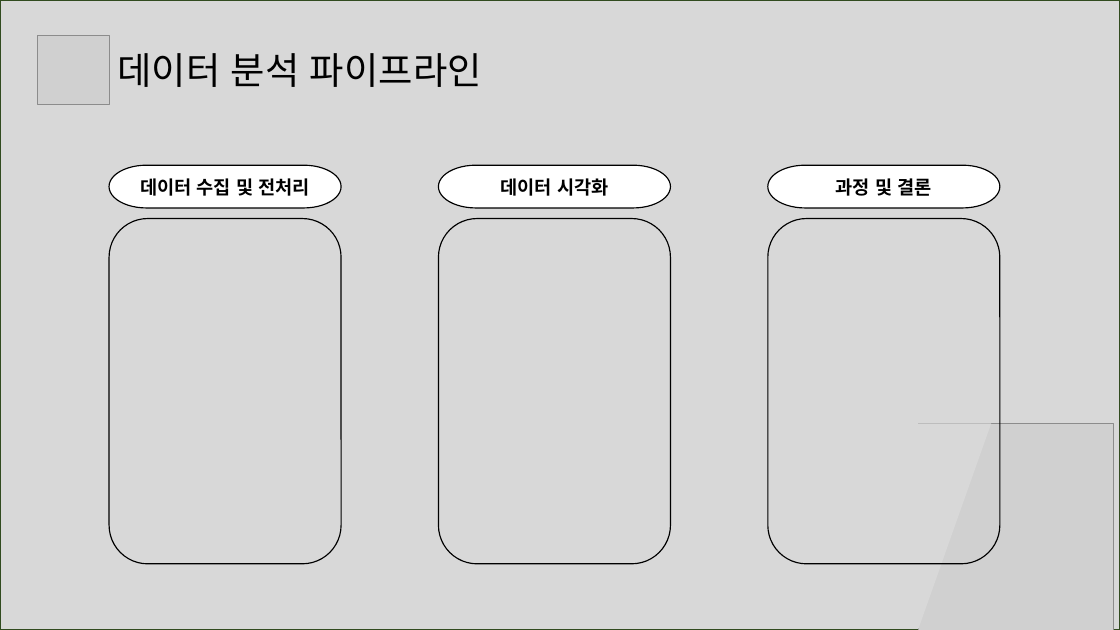
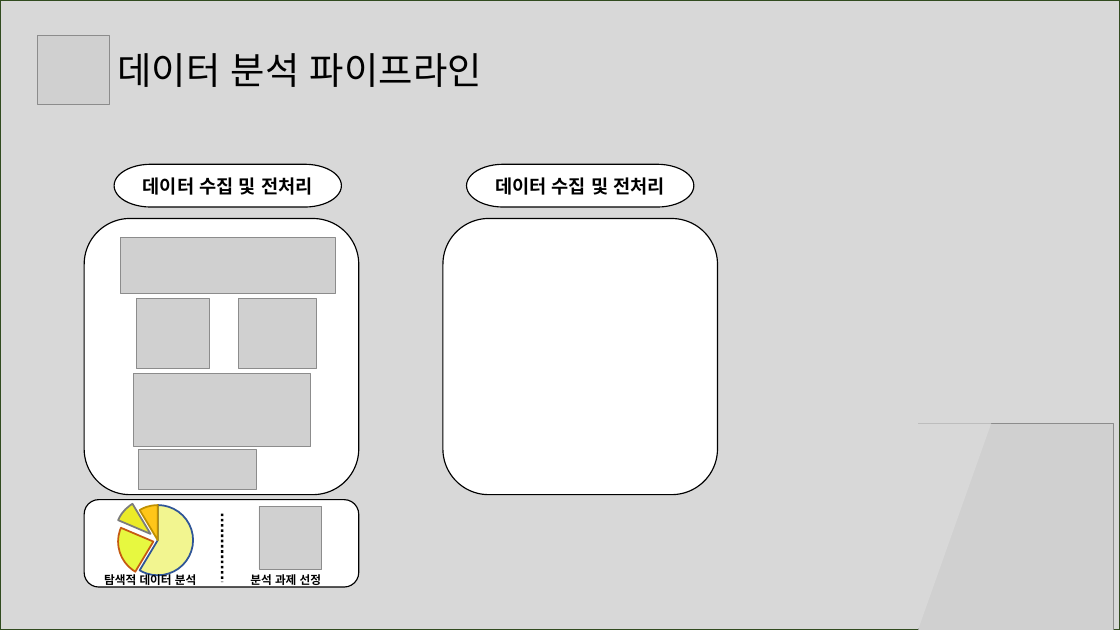
Before and after one commit to FEELGOODRAIN/GyeongSu, a slide deck: slide 5 of donmin/프레젠테이션1.pptx. Drawn at 1120x630 pixels with LibreOffice and Linux fonts; fonts in the diff are those of the drawing; grey boxes stand for pictures. Boxes give left, top, right and bottom in pixels: in the first picture for what was removed or moved away, otherwise in the second. Text is boxed around its words. In the diff, an @@ line names an element or a change of style, - is before the commit and + after.

```diff
--- a/donmin/프레젠테이션1.pptx
+++ b/donmin/프레젠테이션1.pptx
@@ pill shape "데이터 수집 및 전처리": place and size @@
-pill shape "데이터 수집 및 전처리" at [109, 166, 341, 208]
+pill shape "데이터 수집 및 전처리" at [114, 165, 342, 208]
@@ pill shape "데이터 수집 및 전처리": place and size @@
-pill shape "데이터 수집 및 전처리" at [439, 166, 670, 208]
+pill shape "데이터 수집 및 전처리" at [466, 165, 694, 208]
@@ text in pill shape at [495, 177, 665, 195]: text changed @@
-데이터 시각화
+데이터 수집 및 전처리
@@ pill shape removed at [768, 166, 1000, 208] @@
-과정 및 결론
@@ rounded rectangle: place and size @@
-rounded rectangle at [109, 218, 341, 564]
+rounded rectangle at [84, 218, 359, 495]
@@ rounded rectangle at [84, 218, 359, 495]: fill none to #FFFFFF @@
@@ picture added at [120, 238, 335, 294] @@
@@ rounded rectangle at [443, 218, 718, 495]: fill none to #FFFFFF @@
@@ rounded rectangle: place and size @@
-rounded rectangle at [439, 218, 670, 564]
+rounded rectangle at [443, 218, 718, 495]
@@ rounded rectangle removed at [768, 218, 1000, 564] @@
@@ picture added at [136, 299, 209, 369] @@
@@ picture added at [239, 299, 317, 369] @@
@@ picture added at [134, 374, 311, 447] @@
@@ pie chart added at [72, 436, 221, 576] @@
+categories: 1, 2, 3, 4
+Series 1: 59, 23, 10, 9
@@ picture added at [139, 450, 256, 490] @@
@@ rounded rectangle added at [84, 500, 359, 587], fill #FFFFFF, outline #000000 1 pt @@
@@ picture added at [259, 507, 322, 570] @@
@@ line added from (222, 513) to (222, 582), #000000 2.25 pt dashed @@
@@ text added at [104, 572, 196, 588], 10 pt, text #000000, bold @@
+탐색적 데이터 분석
@@ text added at [250, 572, 321, 588], 10 pt, text #000000, bold @@
+분석 과제 선정
```
